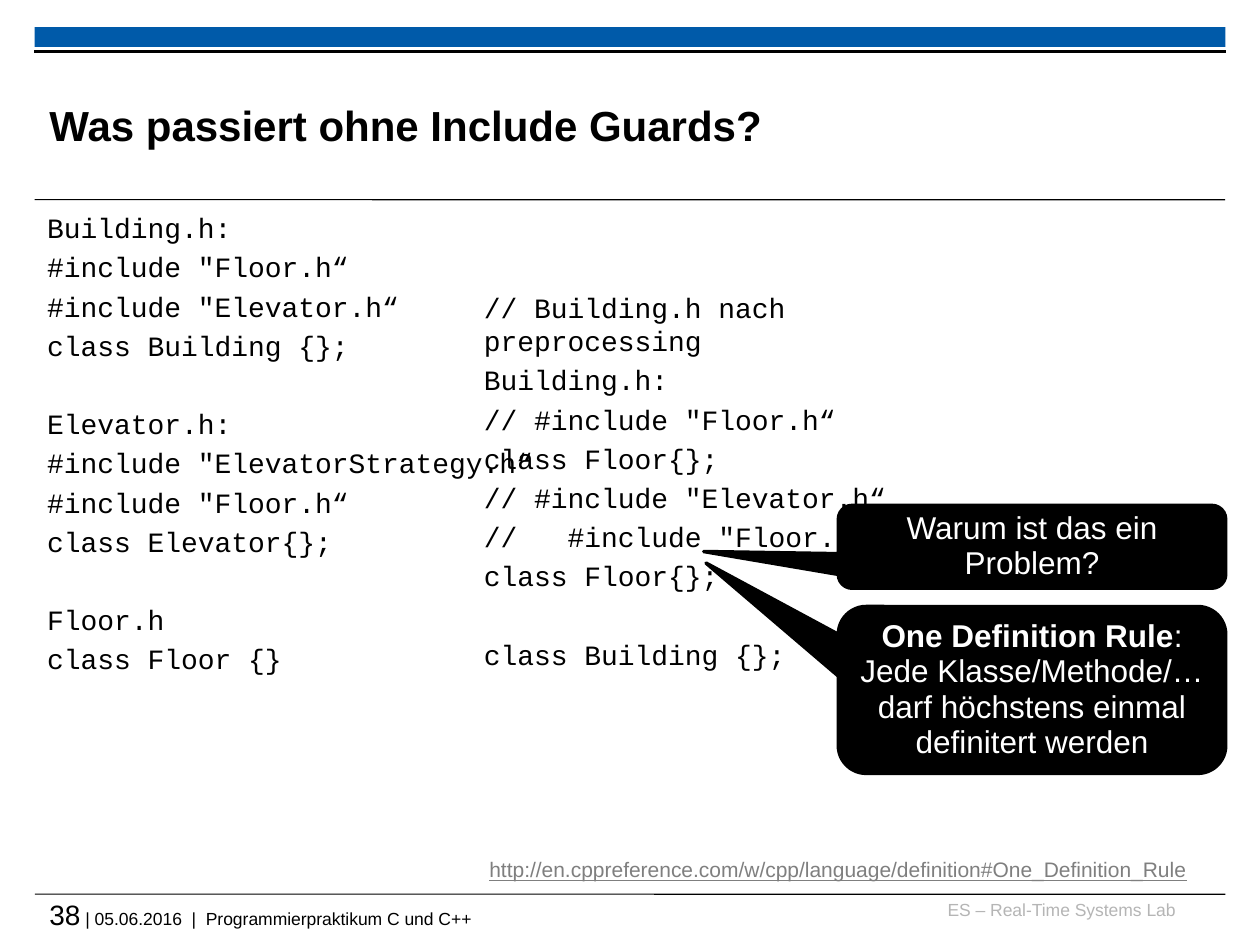
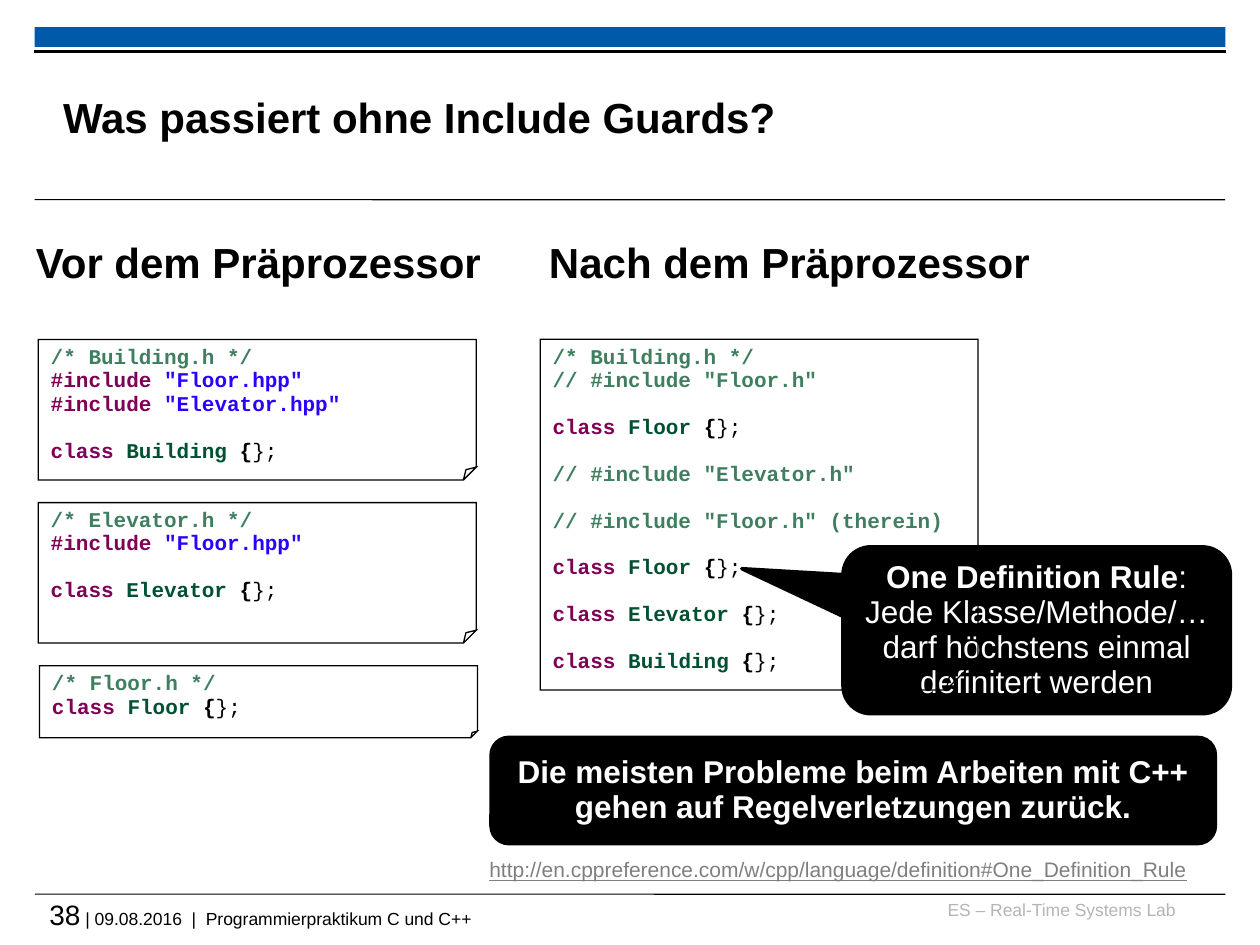
Before and after one commit to h82k/tud-cppp, a slide deck: slide 38 of cppp_lecture.pptx. Drawn at 1260x945 pixels with LibreOffice and Linux fonts; fonts in the diff are those of the drawing; background and template pictures are left out. Boxes give left, top, right and bottom in pixels: in the first picture for what was removed or moved away, otherwise in the second. Text is boxed around its words. In the diff, an @@ line names an element or a change of style, - is before the commit and + after.

```diff
--- a/cppp_lecture.pptx
+++ b/cppp_lecture.pptx
@@ title "Was passiert ohne Include Guards?": place and size @@
-title "Was passiert ohne Include Guards?" at (49,110,762,150)
+title "Was passiert ohne Include Guards?" at (63,102,776,141)
@@ text removed at (47,219,533,670) @@
-Building.h:
-#include "Floor.h“
-#include "Elevator.h“
-class Building {};
-Elevator.h:
-#include "ElevatorStrategy.h“
-#include "Floor.h“
-class Elevator{};
-Floor.h
-class Floor {}
@@ text added at (36,247,480,287), 24 pt, text #000000, bold @@
+Vor dem Präprozessor
@@ text added at (549,247,1029,287), 24 pt, text #000000, bold @@
+Nach dem Präprozessor
@@ folded corner added at (38,340,476,480), outline #000000 0.75 pt, 12 pt, text #2A00FF, bold @@
+/* Building.h */
+#include "Floor.hpp"
+#include "Elevator.hpp"
+class Building {};
@@ folded corner "/* Building.h */": place and size @@
-folded corner "/* Building.h */" at (484,298,886,671)
+folded corner "/* Building.h */" at (541,339,979,689)
@@ folded corner "/* Building.h */" at (541,339,979,689): outline none to #000000 0.75 pt @@
@@ text in folded corner at (553,349,943,622): text changed; size 16 to 12 pt; text colour #000000 to #3F7F5F; bold on @@
-// Building.h nach preprocessing
-Building.h:
-// #include "Floor.h“
-class Floor{};
-// #include "Elevator.h“
-// #include "Floor.h“
-class Floor{};
+/* Building.h */
+// #include "Floor.h"
+class Floor {};
+// #include "Elevator.h"
+// #include "Floor.h" (therein)
+class Floor {};
+class Elevator {};
@@ folded corner added at (38,503,476,643), outline #000000 0.75 pt, 12 pt, text #3F7F5F, bold @@
+/* Elevator.h */
+#include "Floor.hpp"
+class Elevator {};
@@ rounded speech box removed at (838,505,1225,588) @@
-Warum ist das ein Problem?
@@ rounded speech box "One Definition Rule:": place and size @@
-rounded speech box "One Definition Rule:" at (838,606,1225,772)
+rounded speech box "One Definition Rule:" at (843,547,1230,713)
@@ rounded speech box "One Definition Rule:" at (843,547,1230,713): proportions changed @@
@@ text in folded corner at (553,653,729,673): size 16 to 12 pt, bold on in "class Building {};"; text colour #000000 to #7F0055 in "class"; text colour #000000 to #005032 in "Building"; line spacing 1 to 0.93; less space between paragraphs @@
@@ folded corner added at (39,665,478,737), outline #000000 0.75 pt, 12 pt, text #3F7F5F, bold @@
+/* Floor.h */
+class Floor {};
@@ rounded rectangle added at (491,737,1216,843), fill #000000, outline #000000 2 pt, 18 pt, text #FFFFFF, bold @@
+Die meisten Probleme beim Arbeiten mit C++ gehen auf Regelverletzungen zurück.
@@ text at (49,905,471,929): text changed @@
-38 | 05.06.2016 | Programmierpraktikum C und C++
+38 | 09.08.2016 | Programmierpraktikum C und C++
```
Also in this commit, not shown: 58 other slides changed, 1 slide added, 2 slides removed.
